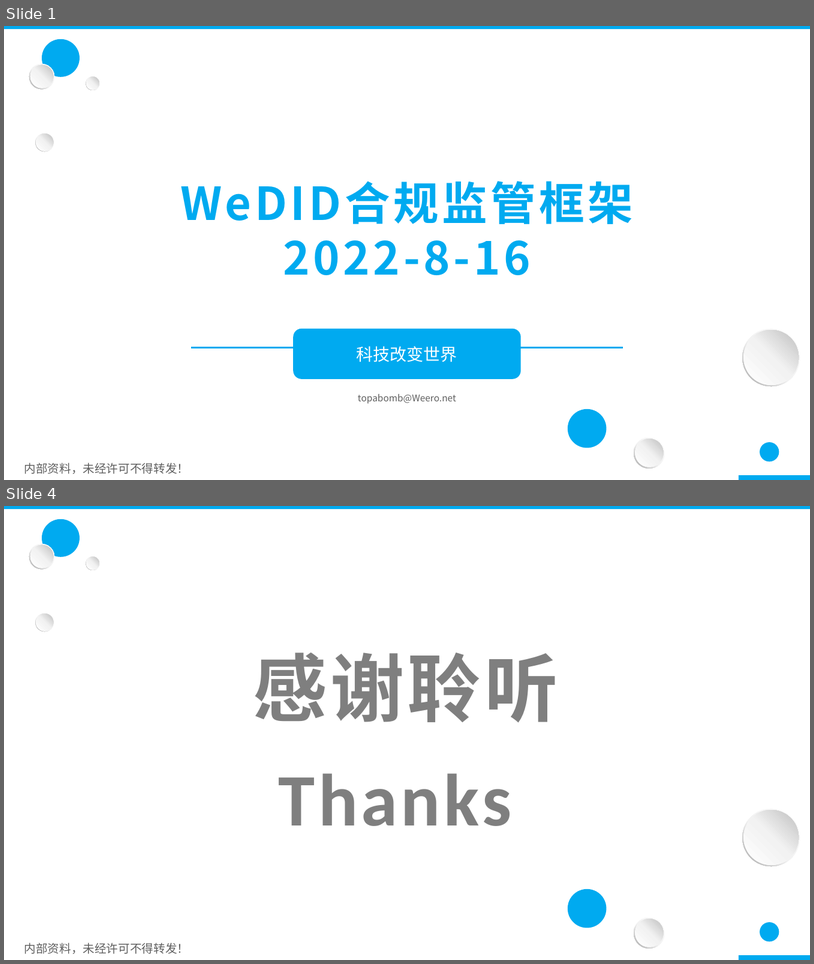
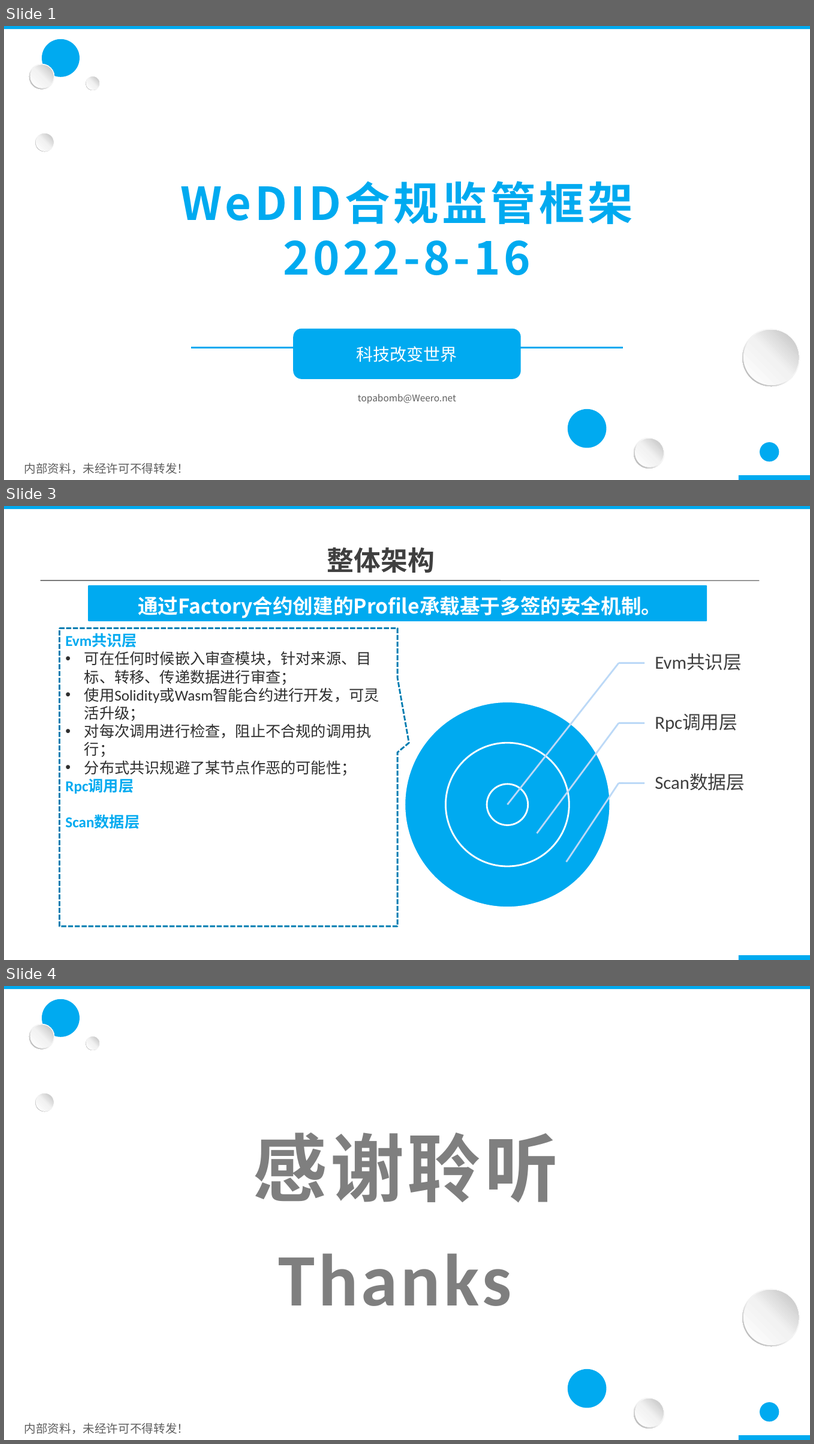
Before and after one commit to topabomb/wedid_chain, a slide deck: 实现设计/WeDID合规监管框架-2022-8-16.pptx. Shown one above the other, each under a label of ours: slides 1 and 4 before the commit, slides 1, 3 and 4 after it; the slides between them are not shown. The pictures are 814x964 and 814x1444 pixels, drawn with LibreOffice and Linux fonts; fonts in the diff are those of the drawing; background and template pictures are left out. Boxes give left, top, right and bottom in pixels: in the first picture for what was removed or moved away, otherwise in the second. Text is boxed around its words. In the diff, an @@ line names an element or a change of style, - is before the commit and + after.

```diff
--- a/实现设计/WeDID合规监管框架-2022-8-16.pptx
+++ b/实现设计/WeDID合规监管框架-2022-8-16.pptx
@@ slide 3 added at (4,506,810,960), background picture (left out); not listed: 2 template elements that a slide beside it also shows @@
@@ text added at (327,547,435,573), 32 pt, text #3F3F3F, bold @@
+整体架构
@@ line added from (40, 580) to (759, 580), #333333 0.75 pt @@
@@ rounded rectangle added at (88,585,708,621), fill #00AAF0, 24 pt, text #FFFFFF, bold @@
+通过Factory合约创建的Profile承载基于多签的安全机制。
@@ speech box added at (60,628,398,927), outline #007EB2 2 pt dashed, 18 pt, text #2F2F2F @@
+Evm共识层
+• 可在任何时候嵌入审查模块，针对来源、目标、转移、传递数据进行审查；
+• 使用Solidity或Wasm智能合约进行开发，可灵活升级；
+• 对每次调用进行检查，阻止不合规的调用执行；
+• 分布式共识规避了某节点作恶的可能性；
+Rpc调用层
+Scan数据层
@@ group added at (404,653,745,907): 6 lines, 3 ellipses, 3 texts @@
+Evm共识层
+Rpc调用层
+Scan数据层
```
Also in this commit, not shown: 1 slide changed, 1 slide removed, 3 other files.
